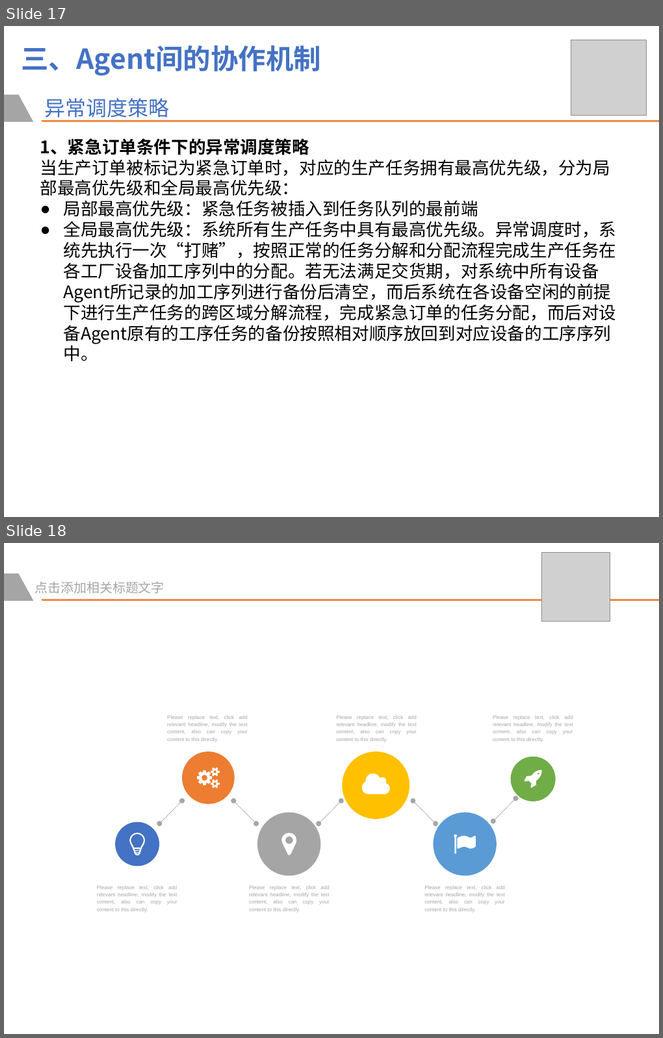
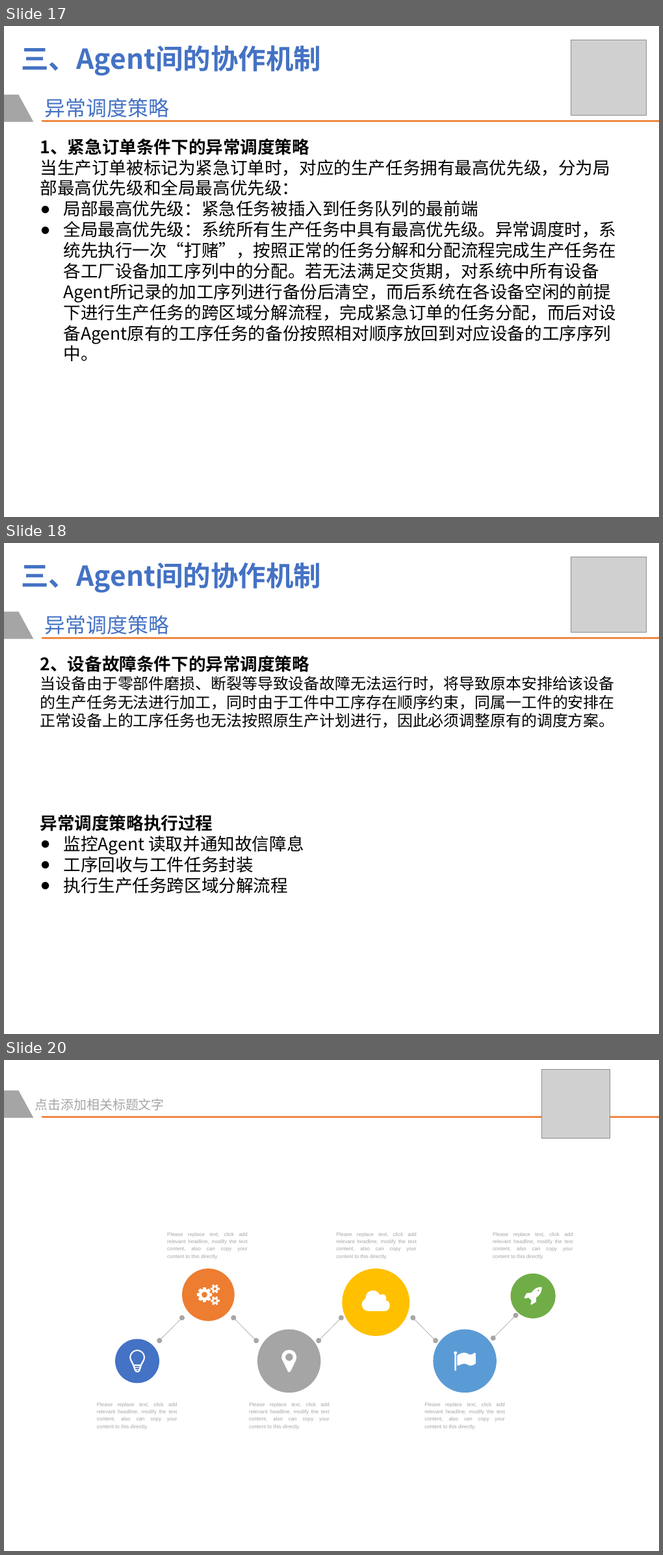
Before and after one commit to WeileLiang/FinalPro, a slide deck: 毕业答辩PPT/梁慰乐-基于多Agent的柔性生产动态调度系统研究 [自动保存的].pptx. Shown one above the other, each under a label of ours: slides 17 and 18 before the commit, slides 17, 18 and 20 after it; the slides between them are not shown. The pictures are 663x1038 and 663x1555 pixels, drawn with LibreOffice and Linux fonts; fonts in the diff are those of the drawing; grey boxes stand for pictures. Boxes give left, top, right and bottom in pixels: in the first picture for what was removed or moved away, otherwise in the second. Text is boxed around its words. In the diff, an @@ line names an element or a change of style, - is before the commit and + after.

```diff
--- a/毕业答辩PPT/梁慰乐-基于多Agent的柔性生产动态调度系统研究 [自动保存的].pptx
+++ b/毕业答辩PPT/梁慰乐-基于多Agent的柔性生产动态调度系统研究 [自动保存的].pptx
@@ slide 18 added at (4, 543, 659, 1034), background #FFFFFF @@
@@ picture added at (571, 557, 646, 633) @@
@@ text added at (21, 563, 321, 593), 32 pt, text #4472C4, bold @@
+三、Agent间的协作机制
@@ freeform shape added at (4, 611, 33, 639), fill #A5A5A5 @@
@@ text added at (45, 615, 169, 639), 24 pt, text #4472C4 @@
+异常调度策略
@@ freeform shape added at (41, 637, 659, 639), fill #ED7D31 @@
@@ text added at (40, 655, 615, 894), 18 pt, text #000000 @@
+2、设备故障条件下的异常调度策略
+当设备由于零部件磨损、断裂等导致设备故障无法运行时，将导致原本安排给该设备的生产任务无法进行加工，同时由于工件中工序存在顺序约束，同属一工件的安排在正常设备上的工序任务也无法按照原生产计划进行，因此必须调整原有的调度方案。
+异常调度策略执行过程
+● 监控Agent 读取并通知故信障息
+● 工序回收与工件任务封装
+● 执行生产任务跨区域分解流程
@@ what was slide 18 is now slide 20 @@
```
Also in this commit, not shown: 1 other slide added, 1 other file.
